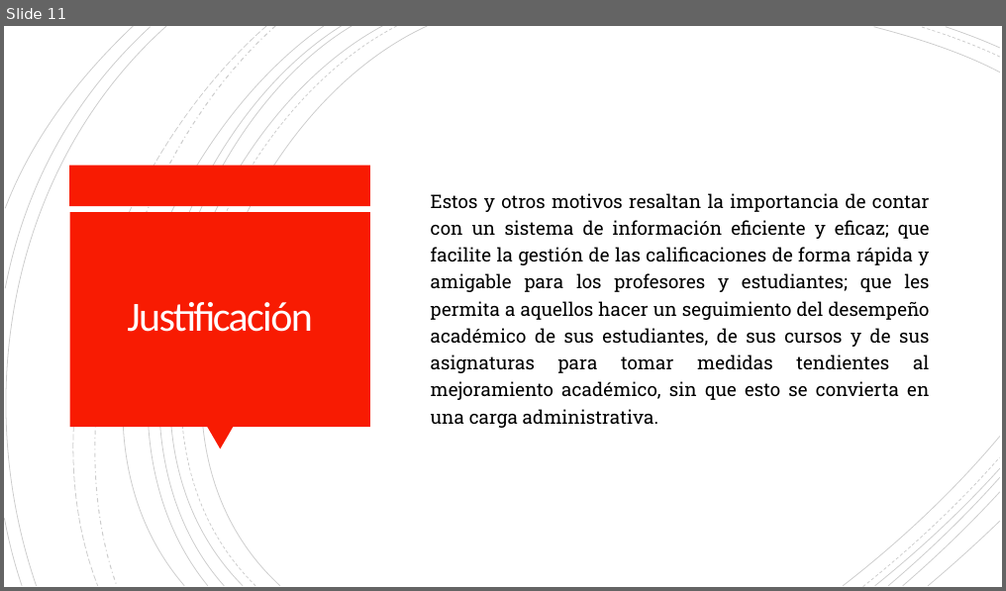
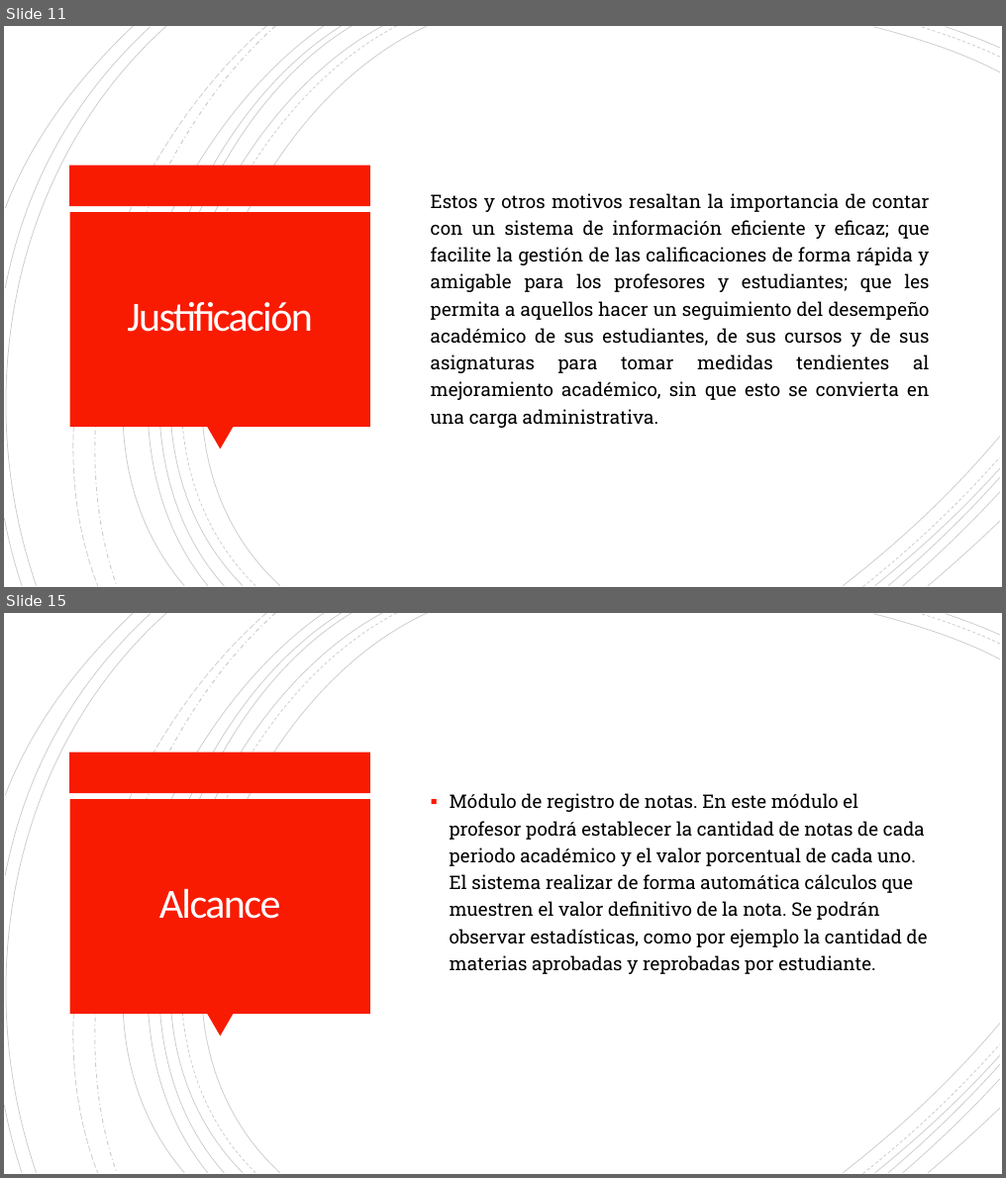
Before and after one commit to Dillan444/PROYECTO_SENA, a slide deck: PLANTEAMIENTO_DEL_PROBLEMA.pptx. Shown one above the other, each under a label of ours: slide 11 before the commit, slides 11 and 15 after it; the slides between them are not shown. The pictures are 1006x591 and 1006x1178 pixels, drawn with LibreOffice and Linux fonts; fonts in the diff are those of the drawing. Boxes give left, top, right and bottom in pixels: in the first picture for what was removed or moved away, otherwise in the second. Text is boxed around its words. In the diff, an @@ line names an element or a change of style, - is before the commit and + after.

```diff
--- a/PLANTEAMIENTO_DEL_PROBLEMA.pptx
+++ b/PLANTEAMIENTO_DEL_PROBLEMA.pptx
@@ slide 15 added at (4, 613, 1002, 1174), background #FFFFFF; not listed: 24 template elements that a slide beside it also shows @@
@@ text added at (450, 793, 928, 974), 18 pt, text #000000 @@
+▪ Módulo de registro de notas. En este módulo el profesor podrá establecer la cantidad de notas de cada periodo académico y el valor porcentual de cada uno. El sistema realizar de forma automática cálculos que muestren el valor definitivo de la nota. Se podrán observar estadísticas, como por ejemplo la cantidad de materias aprobadas y reprobadas por estudiante.
@@ title added at (159, 889, 281, 919), 40 pt, text #FFFEFF @@
+Alcance
```
Also in this commit, not shown: 9 other slides added.
